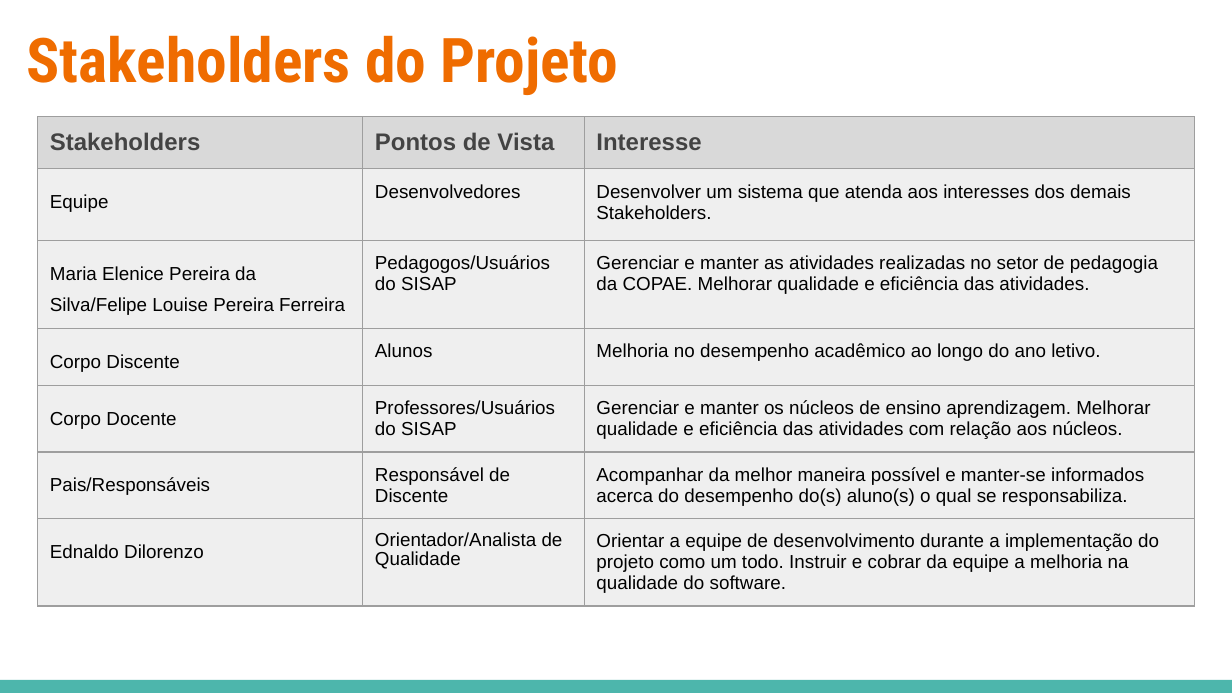
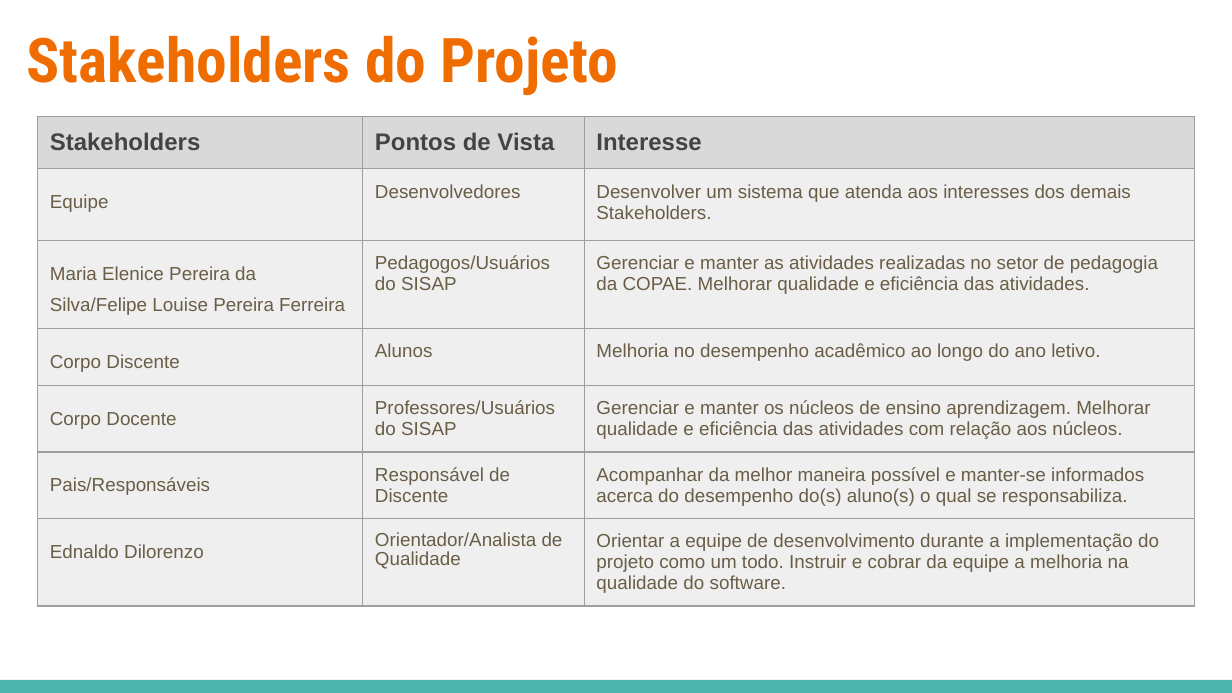
Before and after one commit to deividazevedo2/Projeto-SISAP, a slide deck: slide 6 of SISAP/000-GERENCIA_DE_PROJETO/PPJ-PLANO_DE_PROJETO - SISAP.pptx. Drawn at 1232x693 pixels with LibreOffice and Linux fonts; fonts in the diff are those of the drawing. Boxes give left, top, right and bottom in pixels: in the first picture for what was removed or moved away, otherwise in the second. Text is boxed around its words. In the diff, an @@ line names an element or a change of style, - is before the commit and + after.

Commit message:
Atualizacao do Plano de Projeto

```diff
--- a/SISAP/000-GERENCIA_DE_PROJETO/PPJ-PLANO_DE_PROJETO - SISAP.pptx
+++ b/SISAP/000-GERENCIA_DE_PROJETO/PPJ-PLANO_DE_PROJETO - SISAP.pptx
@@ table at bbox=[37, 117, 1194, 620] @@
@@ text colour #000000 to #695D46 @@
```
Also in this commit, not shown: 7 other slides changed.
